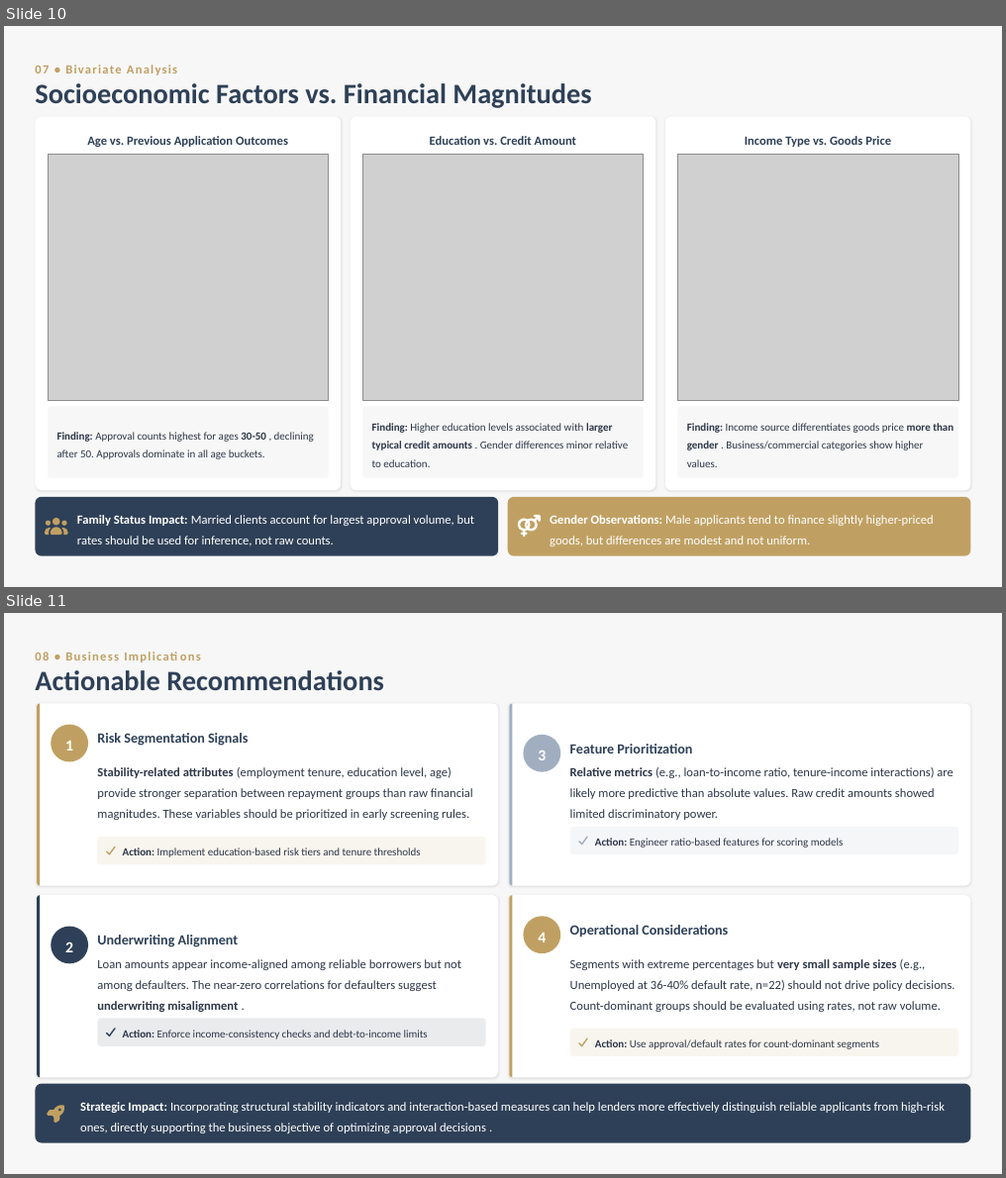
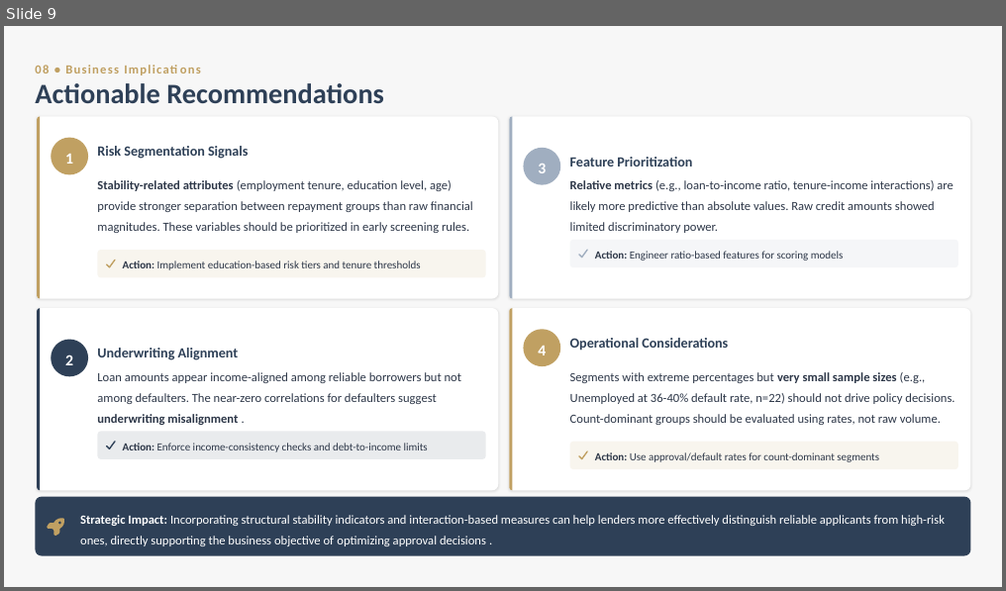
Before and after one commit to skyexry/Data-Bootcamp-Credit-Risk-EDA, a slide deck: Credit Risk Exploratory Data Analysis.pptx. Shown one above the other, each under a label of ours: slides 10 and 11 before the commit, slide 9 after it. The pictures are 1006x1178 and 1006x591 pixels, drawn with LibreOffice and Linux fonts; fonts in the diff are those of the drawing; grey boxes stand for pictures. Boxes give left, top, right and bottom in pixels: in the first picture for what was removed or moved away, otherwise in the second. Text is boxed around its words. In the diff, an @@ line names an element or a change of style, - is before the commit and + after.

```diff
--- a/Credit Risk Exploratory Data Analysis.pptx
+++ b/Credit Risk Exploratory Data Analysis.pptx
@@ slide 10 removed at (x1=4, y1=26, x2=1002, y2=587), background #F7F7F7 @@
@@ text removed at (x1=35, y1=66, x2=49, y2=74) @@
-07 • Bivariate Analysis
@@ text removed at (x1=35, y1=83, x2=591, y2=108) @@
-Socioeconomic Factors vs. Financial Magnitudes
@@ freeform shape removed at (x1=36, y1=116, x2=341, y2=491) @@
@@ text removed at (x1=87, y1=136, x2=288, y2=147) @@
-Age vs. Previous Application Outcomes
@@ freeform shape removed at (x1=350, y1=116, x2=655, y2=491) @@
@@ text removed at (x1=430, y1=136, x2=576, y2=145) @@
-Education vs. Credit Amount
@@ freeform shape removed at (x1=665, y1=116, x2=970, y2=491) @@
@@ text removed at (x1=745, y1=136, x2=891, y2=147) @@
-Income Type vs. Goods Price
@@ picture removed at (x1=48, y1=154, x2=328, y2=400) @@
@@ picture removed at (x1=362, y1=154, x2=644, y2=400) @@
@@ picture removed at (x1=678, y1=154, x2=958, y2=400) @@
@@ freeform shape removed at (x1=48, y1=406, x2=328, y2=478) @@
@@ freeform shape removed at (x1=362, y1=406, x2=644, y2=478) @@
@@ freeform shape removed at (x1=678, y1=406, x2=958, y2=478) @@
@@ text removed at (x1=57, y1=432, x2=314, y2=460) @@
-Finding: Approval counts highest for ages 30-50 , declining after 50. Approvals dominate in all age buckets.
@@ text removed at (x1=372, y1=423, x2=628, y2=468) @@
-Finding: Higher education levels associated with larger typical credit amounts . Gender differences minor relative to education.
@@ text removed at (x1=687, y1=423, x2=953, y2=468) @@
-Finding: Income source differentiates goods price more than gender . Business/commercial categories show higher values.
@@ freeform shape removed at (x1=36, y1=497, x2=499, y2=556) @@
@@ freeform shape removed at (x1=508, y1=497, x2=971, y2=556) @@
@@ freeform shape removed at (x1=45, y1=518, x2=67, y2=537) @@
@@ text removed at (x1=77, y1=515, x2=474, y2=547) @@
-Family Status Impact: Married clients account for largest approval volume, but rates should be used for inference, not raw counts.
@@ freeform shape removed at (x1=517, y1=518, x2=540, y2=537) @@
@@ text removed at (x1=549, y1=515, x2=934, y2=547) @@
-Gender Observations: Male applicants tend to finance slightly higher-priced goods, but differences are modest and not uniform.
@@ what was slide 11 is now slide 9 @@
```
Also in this commit, not shown: 6 slides changed, 2 slides added, 3 other slides removed.
